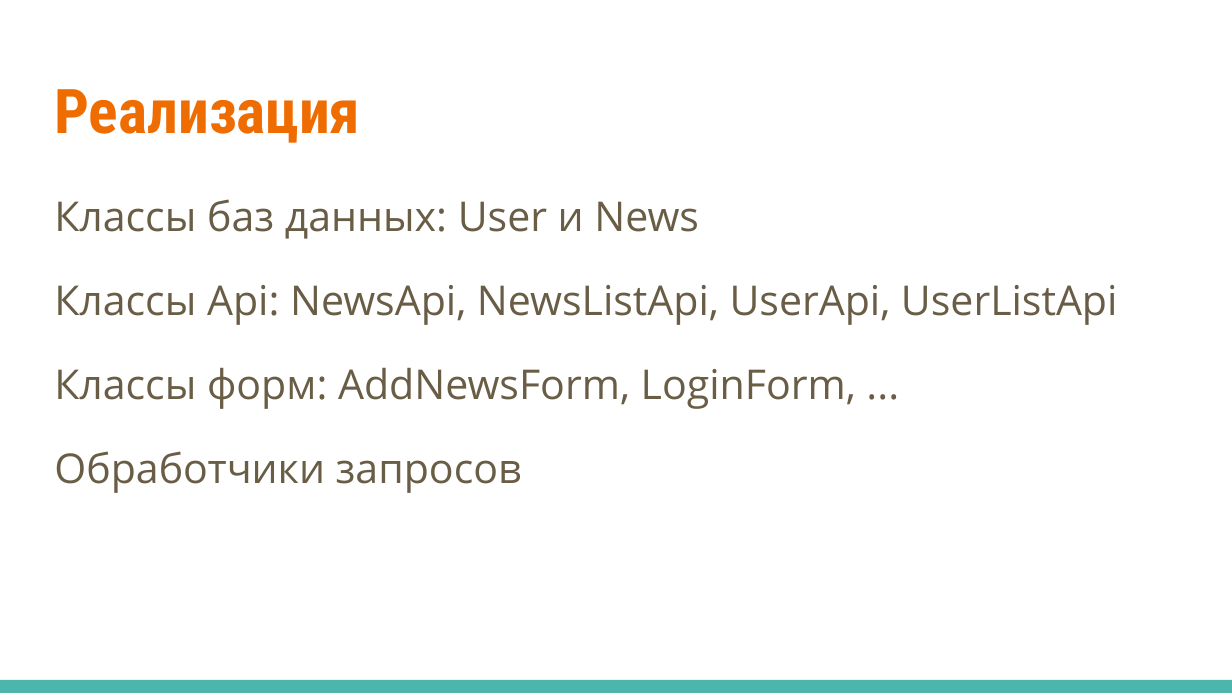
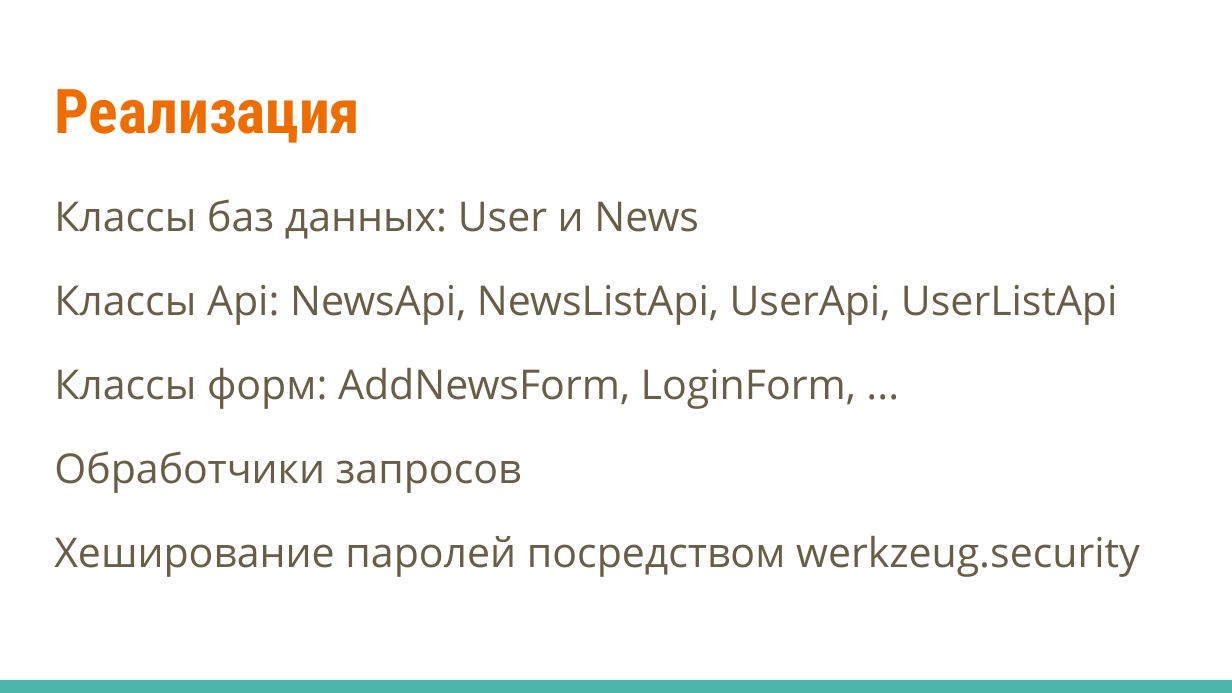
Before and after one commit to ruslanzakharov/sport_news, a slide deck: slide 3 of sport_news.pptx. Drawn at 1232x693 pixels with LibreOffice and Linux fonts; fonts in the diff are those of the drawing. Boxes give left, top, right and bottom in pixels: in the first picture for what was removed or moved away, otherwise in the second. Text is boxed around its words. In the diff, an @@ line names an element or a change of style, - is before the commit and + after.

```diff
--- a/sport_news.pptx
+++ b/sport_news.pptx
@@ text at (54,535,1140,577): paragraph added @@
+Хеширование паролей посредством werkzeug.security
```
Also in this commit, not shown: 1 other slide changed.
